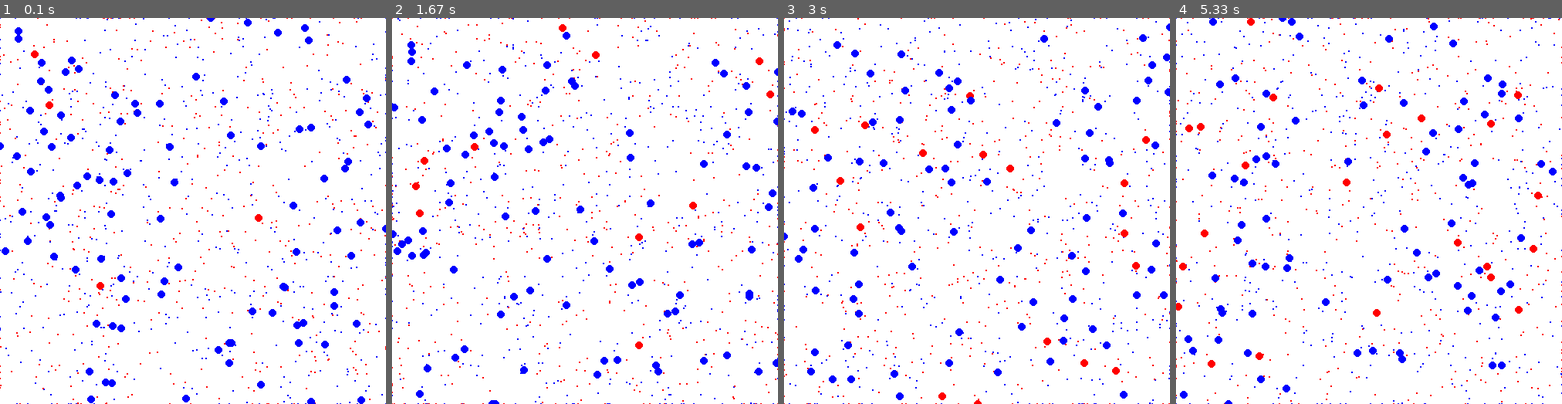
Above: before the commit, frames 1-4 (left to right).
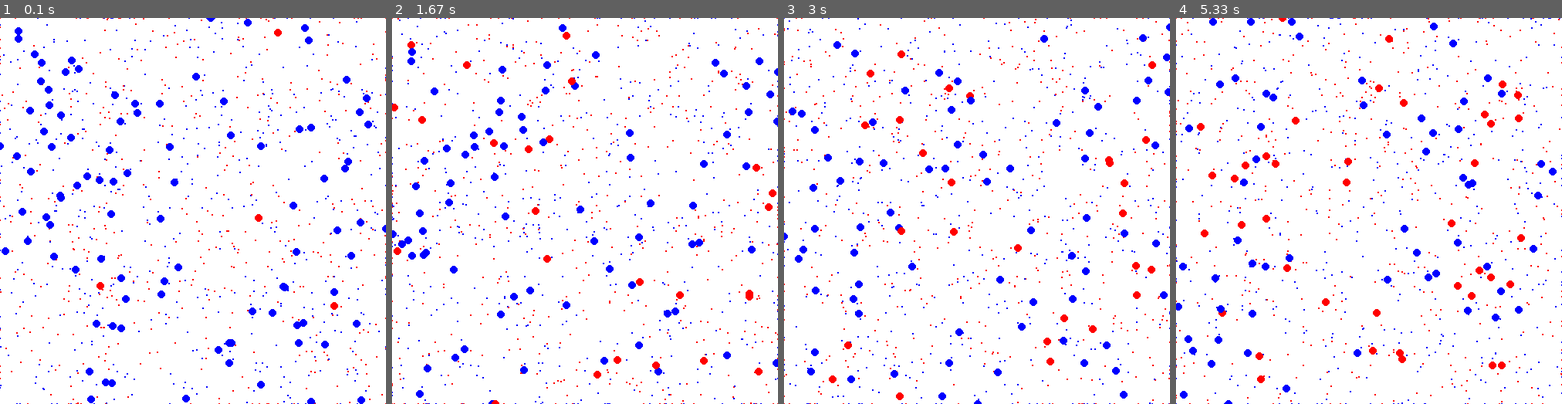
Above: after the commit, the same moments.

Repository: Athansya/dengue-simulation
Game: pygame game, started from scripts/dengueSim_test/board_test.py
The game is run twice, just before and just after one commit, with the same random seed, the same clock (stepped at 60 frames per second) and the same inputs.
Inputs:
- Up to frame 1 (0.1 s): no input
- Up to frame 2 (1.67 s): no input
- Up to frame 3 (3 s): no input
- Up to frame 4 (5.33 s): no input

The runs differ from the first frame. In frame 1, 0.8% of the frame differs, in the area x 0-100%, y 0-100%; in frame 2, 1.8%; in frame 3, 1.6%; in frame 4, 2.0%.

Commit message:
Implemented vectorized simulation classes

Diff:
--- a/dengueSim/__init__.py
+++ b/dengueSim/__init__.py
@@ -15,3 +15,4 @@
 from .agent import Agent
 from .human import Human
 from .mosquito import Mosquito
+from .population import MosquitoPopulation, HumanPopulation
--- a/dengueSim/human.py
+++ b/dengueSim/human.py
@@ -15,7 +15,6 @@
 from dataclasses import dataclass
 from icecream import ic
 import numpy as np
-import pygame
 import random
 
 
--- a/dengueSim/mosquito.py
+++ b/dengueSim/mosquito.py
@@ -25,6 +25,7 @@
     bite_radius: float = 1
     # Probability of infection
     transmission_probability: float = 0.3
+
     # Susceptible birth rate
     upsilon: float = 36.5
     # Infection rate per host
@@ -38,16 +39,33 @@
     phi: float = 0
 
     # TODO VECTORIZE CODE IN THE FUTURE, PROBABLY BY ADDING A POPULATION CLASS OR SOME
-    # WAY OF STORING EVERY CHARACTERISTIC AS A NUMPY ARRAY
+    # WAY OF STORING EVERY CHARACTERISTIC AS A NUMPY ARRAY. DONT FORGET TO ADD
+    # SETTERS AND GETTERS FOR MAKING CHANGES TO THE NUMPY ARRAYS.
     def _bite_human(self, human: Agent) -> None:
         # Check if mosquito is close to human
         if self.state == 1 and np.linalg.norm(self.position - human.position) < self.bite_radius:
             human.state = 1 if random.random() <= self.transmission_probability else 0
 
+    def _bite_human_vect(self, human_population: list[Agent]) -> None:
+        human_positions = np.array([human.position for human in human_population])
+        # Calculate the Euclidean distance between the mosquito and all humans
+        distances = np.linalg.norm(self.position - human_positions, axis=1)
+        # Check if the mosquito is close to any human
+        close_to_human = distances < self.bite_radius
+        # Get the indices of the close humans
+        close_human_indices = np.where(close_to_human)[0]
+        # If there are close humans, update their state
+        if close_human_indices.size > 0:
+            # Infection probability
+            infection_probabilities = np.random.random(size=close_human_indices.shape[0])
+            # Update the state of the close humans based on the infection probability
+            for i, index in enumerate(close_human_indices):
+                human_population[index].state = 1 if infection_probabilities[i] <= self.transmission_probability else 0
 
     def apply_rules(self, human_population: list[Agent]) -> None:
-        for human in human_population:
-            self._bite_human(human)
+        self._bite_human_vect(human_population)
+        # for human in human_population:
+            # self._bite_human(human)
 
     def check_neighbors(self, neighbors: list[Agent]) -> None:
         pass
--- /dev/null
+++ b/dengueSim/population.py
@@ -0,0 +1,195 @@
+'''
+File: population.py
+Project: dengueSim
+File Created: Tuesday, 3rd October 2023 5:43:09 pm
+Author: Alfonso Toriz Vazquez (atoriz98@comunidad.unam.mx)
+-----
+Last Modified: Tuesday, 3rd October 2023 5:43:11 pm
+Modified By: Alfonso Toriz Vazquez (atoriz98@comunidad.unam.mx>)
+-----
+License: MIT License
+-----
+Description:
+'''
+
+from abc import ABC, abstractmethod
+from dataclasses import dataclass, field
+from icecream import ic
+import numpy as np
+import pygame
+
+@dataclass(slots=True)
+class Population(ABC):
+    size: int = 10
+    max_position_x: float = 500
+    max_position_y: float = 500
+    max_velocity: float = 10
+    states: dict[str, int] = field(default_factory=lambda: {
+        "susceptible": 0,
+        "infected": 1,
+        "recovered": 2
+    })
+    states_color_map: dict[int, str] = field(default_factory=lambda: {
+       0: "blue",
+       1: "red",
+       2: "green"
+    })
+
+    _positions_matrix: np.ndarray = field(init=False)
+    _velocities_matrix: np.ndarray = field(init=False)
+    _states_matrix: np.ndarray = field(init=False)
+
+    def __post_init__(self) -> None:
+        # Initialize positions, veloities and states
+        self._init_positions()
+        self._init_velocities()
+        self._init_states()
+
+    def _init_positions(self) -> None:
+        self._positions_matrix = np.zeros(shape=(self.size, 2))
+
+        self._positions_matrix[:, 0] = np.random.uniform(
+            0, self.max_position_x, size=self.size
+        )
+        self._positions_matrix[:, 1] = np.random.uniform(
+            0, self.max_position_y, size=self.size
+        )
+
+    def _init_velocities(self) -> None:
+        self._velocities_matrix = np.random.uniform(
+            -self.max_velocity, self.max_velocity, size=(self.size, 2)
+        )
+
+    def _init_states(self) -> None:
+        self._states_matrix = np.random.choice(
+            list(self.states.values())[:-1], size=(self.size, 1)
+        )
+
+    def _handle_borders(self) -> None:
+        # Check if positions are out of bounds
+        # X-coordinate
+        self._positions_matrix[:, 0] = np.where(
+            self._positions_matrix[:, 0] > self.max_position_x, # Exceeded width
+            0,  # Value to replace it with
+            self._positions_matrix[:, 0]  # else keep the same
+        )
+
+        self._positions_matrix[:, 0] = np.where(
+            self._positions_matrix[:, 0] < 0, # Less than 0
+            self.max_position_x,  # Value to replace it with
+            self._positions_matrix[:, 0]  # else keep the same
+        )
+        # Y-coordinate
+        self._positions_matrix[:, 1] = np.where(
+            self._positions_matrix[:, 1] > self.max_position_y, # Exceeded height
+            0,  # Value to replace it with
+            self._positions_matrix[:, 1]  # else keep the same
+        )
+
+        self._positions_matrix[:, 1] = np.where(
+            self._positions_matrix[:, 1] < 0, # Less than 0
+            self.max_position_y,  # Value to replace it with
+            self._positions_matrix[:, 1]  # else keep the same
+        )
+
+    def draw(
+        self,
+        screen: pygame.Surface,
+        radius: int|float
+    ) -> None:
+        for index, mosquito_pos in enumerate(self._positions_matrix):
+            pygame_vector_pos = pygame.Vector2(mosquito_pos[0], mosquito_pos[1])
+            pygame.draw.circle(
+                screen,
+                color=self.states_color_map[self._states_matrix[index][0]],
+                center=pygame_vector_pos,
+                radius=radius
+            )
+
+    @abstractmethod
+    def move(self) -> None:
+        pass
+
+    @abstractmethod
+    def update_velocity(self) -> None:
+        pass
+
+@dataclass
+class HumanPopulation(Population):
+    # Infected rate per infected vector
+    B_i: float = 0
+    # Infection rate per infected host
+    Beta_i: float = 0
+    # Susceptible birth rate
+    mu: float = 1/65
+    # Recovery rate
+    gamma: float = 365/7
+    # Temporary cross-immunity rate
+    alpha: float = 2
+
+    def _init_states(self) -> None:
+        # Every human is susceptible at the start
+        self._states_matrix = np.zeros(shape=(self.size, 1))
+
+    def move(self, random: bool=False) -> None:
+        if random:
+            self._init_velocities()
+        self._positions_matrix += self._velocities_matrix
+        self._handle_borders()
+
+    def update_velocity(self) -> None:
+        pass
+
+
+@dataclass
+class MosquitoPopulation(Population):
+    # Bite radius
+    bite_radius: float = 1
+    # Probability of infection
+    transmission_probability: float = 0.2
+
+    # Susceptible birth rate
+    upsilon: float = 36.5
+    # Infection rate per host
+    var_theta: float = 73
+    # Magnitude of sinusoidal fluctuations
+    eta: float = 0  # or 0.35
+    # Ratio of likelihood of transmission from hosts with
+    # secondary and hosts primary infection to vectors
+    var_phi: float = 0  # or 12
+    # Phase
+    phi: float = 0
+
+    def move(self, random: bool=False) -> None:
+        if random:
+            self._init_velocities()
+        self._positions_matrix += self._velocities_matrix
+        self._handle_borders()
+
+    def update_velocity(self) -> None:
+        pass
+
+    # TODO ADD BITING PROBABILITY AS WELL
+    def bite_humans(self, human_population: HumanPopulation) -> None:
+        # Check if human is close to mosquito
+        for mosquito_pos in self._positions_matrix:
+            distances = np.linalg.norm(human_population._positions_matrix - mosquito_pos, axis=1)
+            close_to_human = distances < self.bite_radius
+            # If there are close humans, update their state
+            if np.any(close_to_human):
+                probabilities_array = np.random.random(size=close_to_human.shape[0])
+                human_population._states_matrix[close_to_human & (probabilities_array > self.transmission_probability)] = self.states["infected"]
+
+
+def main():
+    mosquitoes = MosquitoPopulation(max_velocity=10)
+    ic(mosquitoes._positions_matrix)
+    ic(mosquitoes._velocities_matrix)
+    mosquitoes.move()
+    ic(mosquitoes._positions_matrix)
+    ic(mosquitoes._states_matrix)
+    pass
+
+
+if __name__ == "__main__":
+    main()
--- a/scripts/dengueSim_test/board_test.py
+++ b/scripts/dengueSim_test/board_test.py
@@ -44,9 +44,7 @@
         Mosquito(
             position=np.array([random.uniform(0, WIDTH), random.uniform(0, HEIGHT)]),
             velocity=np.array([random.uniform(-50, 50), random.uniform(-50, 50)]),
-            state=random.choice(
-                list(states.values())[:-1]
-            ),  # Picks random state, except recovered
+            state=random.choice(list(states.values())[:-1])  # Picks random not recovered state
         )
         for _ in range(M)
     ]
--- /dev/null
+++ b/scripts/dengueSim_test/vectorized_population_test.py
@@ -0,0 +1,85 @@
+'''
+File: vectorized_population_test.py
+Project: dengueSim_test
+File Created: Tuesday, 3rd October 2023 8:15:34 pm
+Author: Alfonso Toriz Vazquez (atoriz98@comunidad.unam.mx)
+-----
+Last Modified: Tuesday, 3rd October 2023 8:15:43 pm
+Modified By: Alfonso Toriz Vazquez (atoriz98@comunidad.unam.mx>)
+-----
+License: MIT License
+-----
+Description:
+'''
+
+from dengueSim import HumanPopulation, MosquitoPopulation
+import pygame
+
+WIDTH = 500
+HEIGHT = 500
+FPS = 60
+
+MOSQUITO_RADIUS = 1
+HUMAN_RADIUS = 5
+
+# Host population
+N = 1000
+# Vector population
+M = 10000
+
+
+def main():
+    # States dict
+    states = {"susceptible": 0, "infected": 1, "recovered": 2}
+    color_map = {
+        states["susceptible"]: "blue",
+        states["infected"]: "red",
+        states["recovered"]: "green",
+    }
+
+    mosquitoes = MosquitoPopulation(
+        size=M,
+        max_position_x=WIDTH,
+        max_position_y=HEIGHT,
+        max_velocity=50,
+        states=states,
+        states_color_map=color_map
+    )
+
+    humans = HumanPopulation(
+        size=N,
+        max_position_x=WIDTH,
+        max_position_y=HEIGHT,
+        max_velocity=10,
+        states=states,
+        states_color_map=color_map
+    )
+
+    pygame.init()
+    screen = pygame.display.set_mode((WIDTH, HEIGHT))
+    clock = pygame.time.Clock()
+    running = True
+
+    while running:
+        screen.fill((255, 255, 255))
+        # poll for events
+        # pygame.QUIT event means the user clicked X to close your window
+        for event in pygame.event.get():
+            if event.type == pygame.QUIT:
+                running = False
+
+        # Mosquito population
+        mosquitoes.draw(screen, MOSQUITO_RADIUS)
+        mosquitoes.move()
+        mosquitoes.bite_humans(humans)
+
+        # Human population
+        humans.draw(screen, HUMAN_RADIUS)
+        humans.move()
+
+        pygame.display.flip()
+        clock.tick(FPS)
+
+
+if __name__ == "__main__":
+    main()
